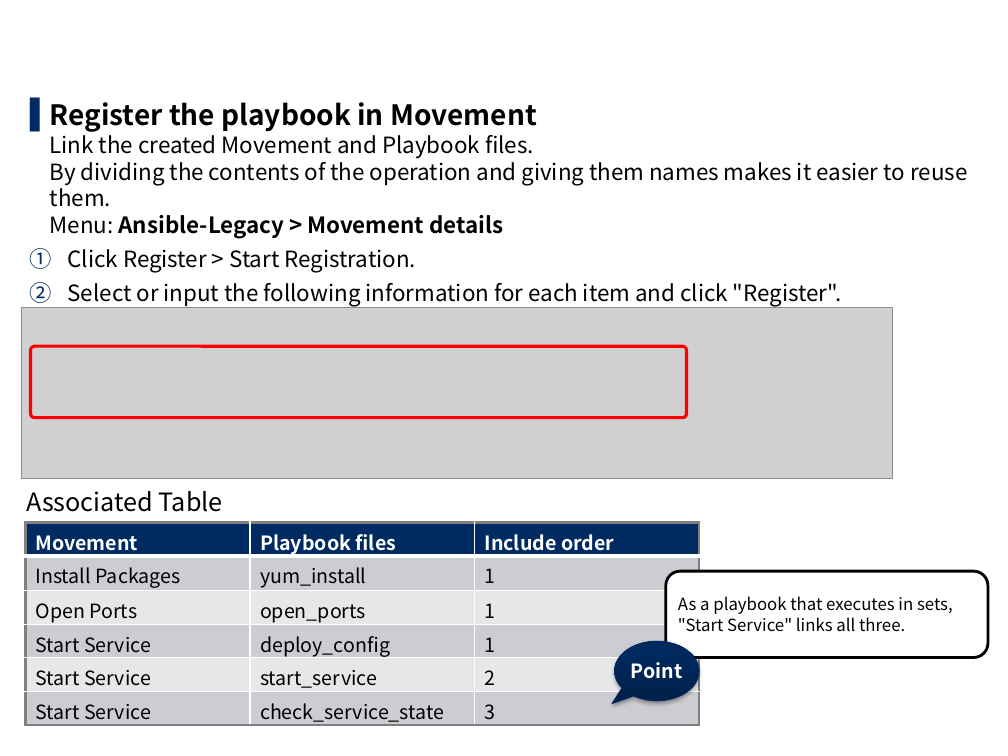
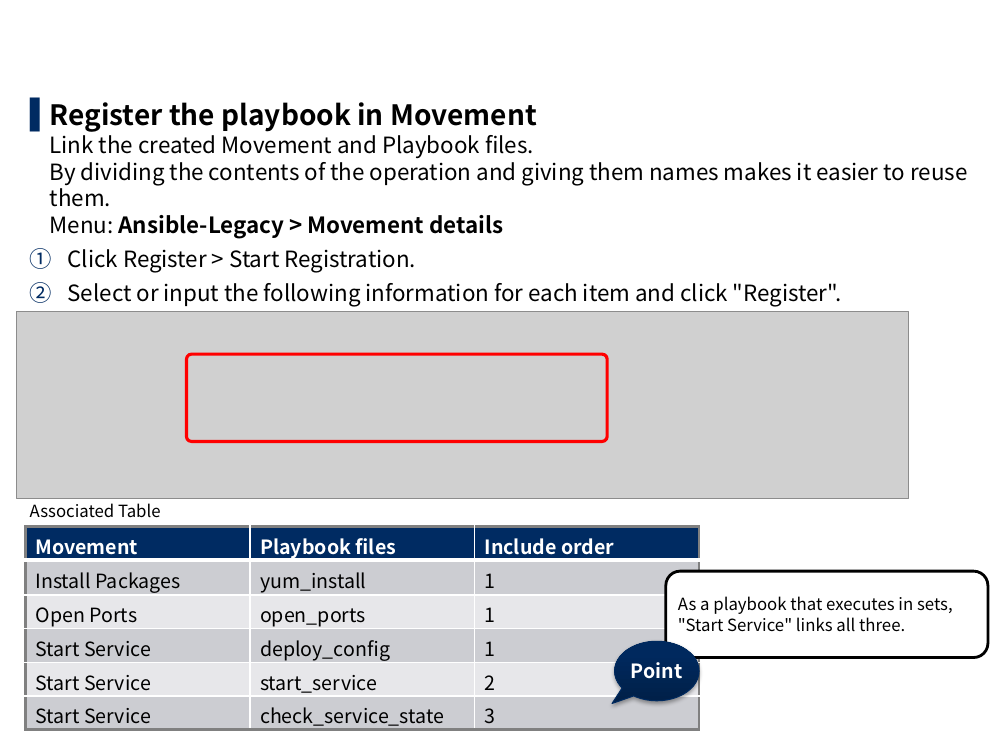
Before and after one commit to exastro-suite/it-automation-docs, a slide deck: slide 13 of asset/Learn/ITA-Ansible-Driver_en_practice.pptx. Drawn at 1008x756 pixels with LibreOffice and Linux fonts; fonts in the diff are those of the drawing; grey boxes stand for pictures; background and template pictures are left out. Boxes give left, top, right and bottom in pixels: in the first picture for what was removed or moved away, otherwise in the second. Text is boxed around its words. In the diff, an @@ line names an element or a change of style, - is before the commit and + after.

```diff
--- a/asset/Learn/ITA-Ansible-Driver_en_practice.pptx
+++ b/asset/Learn/ITA-Ansible-Driver_en_practice.pptx
@@ picture: place and size @@
-picture at (21, 307, 892, 479)
+picture at (17, 311, 909, 499)
@@ rounded rectangle: place and size @@
-rounded rectangle at (30, 346, 686, 417)
+rounded rectangle at (186, 354, 607, 442)
@@ text "Associated Table": place and size @@
-text "Associated Table" at (26, 491, 223, 512)
+text "Associated Table" at (30, 503, 161, 518)
@@ text "Associated Table" at (30, 503, 161, 518): size 18 to 12 pt @@
@@ table: place and size @@
-table at (25, 522, 700, 729)
+table at (25, 526, 700, 733)
```
Also in this commit, not shown: 29 other slides changed, 1 other file.
